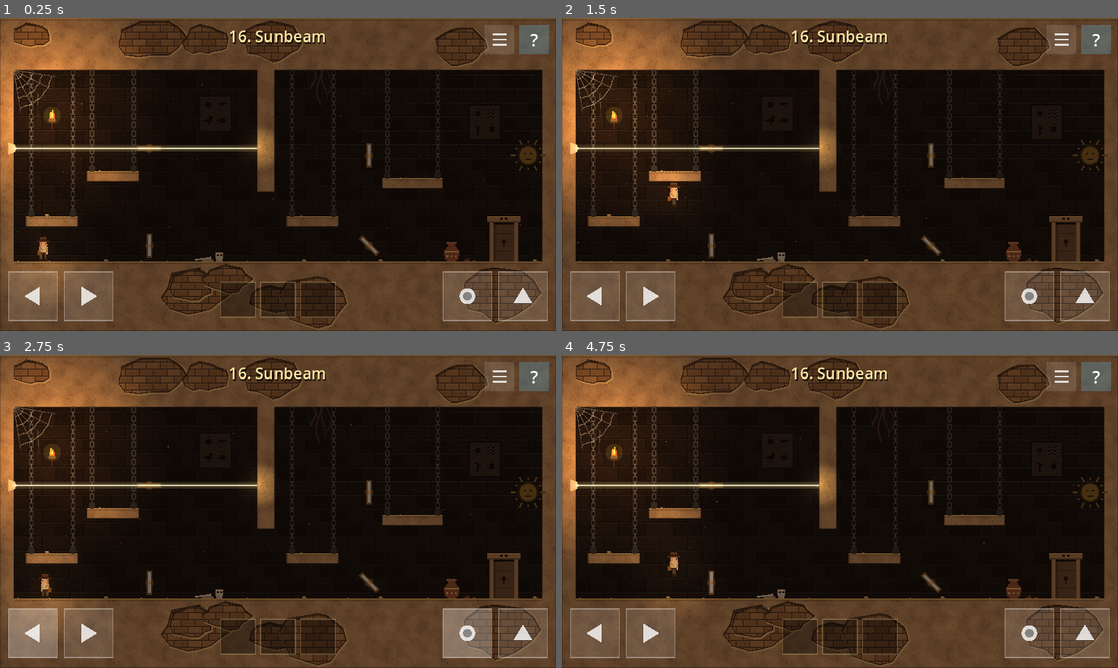
Above: before the commit, frames 1-4 (two rows, left to right).
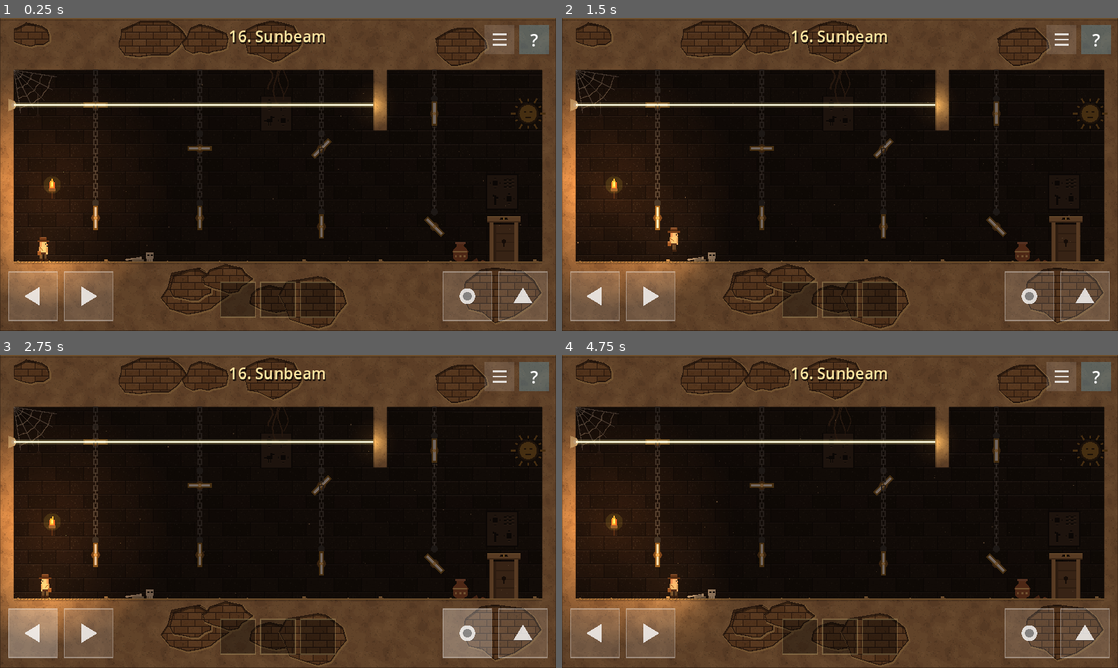
Above: after the commit, the same moments.

Repository: mrvadimjuravlev/mygame
Game: Godot game, scene res://levels/level_16.tscn
Two runs of this game, one before a commit and one after it. Both use one fixed random seed, a clock stepped at 60 frames per second and the inputs below. This scene is started directly instead of the project's main scene.
Inputs (mouse positions are in pixels of both pictures, inside the frame that each line leads up to):
- Up to frame 1 (0.25 s): no input
- Up to frame 2 (1.5 s): tap Enter at 0.5 s; move the mouse to (962, 158) at 0.52 s; hold Right (move_right) 0.53-1.25 s; hold E (action) 0.53-1.25 s; click (962, 158) at 0.67 s; tap Space (jump) at 0.77, 1.07 s; drag from (728, 190) to (928, 246) at 1.27 s
- Up to frame 3 (2.75 s): move the mouse to (333, 442) at 2.02 s; hold Left (move_left) from 2.03 s (still down); hold E (action) from 2.03 s (still down); tap Enter at 2.1 s
- Up to frame 4 (4.75 s): release Left (move_left) at 2.75 s; release E (action) at 2.75 s; drag from (812, 574) to (928, 492) at 2.77 s; move the mouse to (1006, 558) at 3.52 s; hold Right (move_right) 3.53-4.25 s; hold E (action) 3.53-4.25 s; tap Space (jump) at 3.77, 4.07 s; drag from (673, 464) to (928, 492) at 4.27 s

The runs differ from the first frame. In frame 1, 14% of the frame differs, in the area x 0-99%, y 0-88%; in frame 2, 15%, in the area x 0-99%, y 0-89%; in frame 3, 14%; in frame 4, 15%.

Commit message:
Level 16: no platforms, eight chained mirrors turned by finger, zigzag beam; level 15: no rune above the hero
Co-Authored-By: Claude Opus 5.5 (1M context) <noreply@anthropic.com>
Claude-Session: https://claude.ai/code/session_01Grf5WdcuQYwuX1MMBXvSiC

Diff:
--- a/levels/level_15.tscn
+++ b/levels/level_15.tscn
@@ -1,18 +1,18 @@
 [gd_scene load_steps=8 format=3]
 
-[ext_resource type="Script" path="res://scripts/level.gd" id="1_oxjau"]
-[ext_resource type="Script" path="res://scripts/solid.gd" id="2_ld1i2"]
-[ext_resource type="Script" path="res://scripts/exit_door.gd" id="3_auusm"]
-[ext_resource type="Script" path="res://scripts/torch.gd" id="4_blt7u"]
-[ext_resource type="Script" path="res://scripts/glyphs.gd" id="5_nw3k2"]
-[ext_resource type="Script" path="res://scripts/prop.gd" id="6_8ck5e"]
-[ext_resource type="Script" path="res://scripts/hero.gd" id="7_rqwis"]
+[ext_resource type="Script" path="res://scripts/level.gd" id="1_amk4t"]
+[ext_resource type="Script" path="res://scripts/solid.gd" id="2_od62c"]
+[ext_resource type="Script" path="res://scripts/exit_door.gd" id="3_03goj"]
+[ext_resource type="Script" path="res://scripts/torch.gd" id="4_qrhwg"]
+[ext_resource type="Script" path="res://scripts/glyphs.gd" id="5_qw4ah"]
+[ext_resource type="Script" path="res://scripts/prop.gd" id="6_ckacl"]
+[ext_resource type="Script" path="res://scripts/hero.gd" id="7_ditr3"]
 
 [node name="Level15" type="Node2D"]
-script = ExtResource("1_oxjau")
+script = ExtResource("1_amk4t")
 level_number = 15
 slogan = "Рука помощи"
-hints = PackedStringArray("Обрыв не перепрыгнуть, и обходного пути нет.", "Над героем светится голубая руна: его самого можно взять рукой.", "Прижми палец к герою и перетащи его через обрыв. Отпусти над полом на той стороне.")
+hints = PackedStringArray("Обрыв не перепрыгнуть, и обходного пути нет.", "Рука может взять не только камни.", "Прижми палец к герою и перетащи его через обрыв. Отпусти над полом на той стороне.")
 tutorial_button = ""
 level_width = 640.0
 level_height = 360.0
--- a/levels/level_16.tscn
+++ b/levels/level_16.tscn
@@ -1,21 +1,21 @@
 [gd_scene load_steps=11 format=3]
 
-[ext_resource type="Script" path="res://scripts/level.gd" id="1_gow01"]
-[ext_resource type="Script" path="res://scripts/solid.gd" id="2_2w5tx"]
-[ext_resource type="Script" path="res://scripts/prop.gd" id="3_68jib"]
-[ext_resource type="Script" path="res://scripts/light_beam.gd" id="4_06n07"]
-[ext_resource type="Script" path="res://scripts/mirror.gd" id="5_yjtfr"]
-[ext_resource type="Script" path="res://scripts/exit_door.gd" id="6_1j8o3"]
-[ext_resource type="Script" path="res://scripts/sun_target.gd" id="7_iq1tr"]
-[ext_resource type="Script" path="res://scripts/torch.gd" id="8_3qehq"]
-[ext_resource type="Script" path="res://scripts/glyphs.gd" id="9_chsrw"]
-[ext_resource type="Script" path="res://scripts/hero.gd" id="10_jd7uj"]
+[ext_resource type="Script" path="res://scripts/level.gd" id="1_akjoe"]
+[ext_resource type="Script" path="res://scripts/solid.gd" id="2_ugiv8"]
+[ext_resource type="Script" path="res://scripts/light_beam.gd" id="3_rnns1"]
+[ext_resource type="Script" path="res://scripts/prop.gd" id="4_gkkof"]
+[ext_resource type="Script" path="res://scripts/mirror.gd" id="5_lxsfv"]
+[ext_resource type="Script" path="res://scripts/exit_door.gd" id="6_eq51h"]
+[ext_resource type="Script" path="res://scripts/sun_target.gd" id="7_cstl6"]
+[ext_resource type="Script" path="res://scripts/torch.gd" id="8_6ug5s"]
+[ext_resource type="Script" path="res://scripts/glyphs.gd" id="9_uy3o5"]
+[ext_resource type="Script" path="res://scripts/hero.gd" id="10_4cjpi"]
 
 [node name="Level16" type="Node2D"]
-script = ExtResource("1_gow01")
+script = ExtResource("1_akjoe")
 level_number = 16
 slogan = "Солнечный зайчик"
-hints = PackedStringArray("Свет должен попасть на солнце.", "Встань рядом с зеркалом и нажми кнопку действия: зеркало повернётся.", "Луч должен идти так: у первого зеркала вниз, по полу вправо, у третьего зеркала вверх и дальше прямо на солнце.")
+hints = PackedStringArray("Свет должен попасть на солнце.", "Коснись зеркала пальцем: оно повернётся.", "Луч идёт лесенкой: вниз, вправо, вверх, вправо, вниз, вправо, вверх и вправо на солнце.")
 tutorial_button = ""
 level_width = 640.0
 level_height = 360.0
@@ -64,184 +64,172 @@
 polygon = PackedVector2Array(624, 0, 640, 0, 640, 360, 624, 360)
 
 [node name="Solid5" type="StaticBody2D" parent="."]
-script = ExtResource("2_2w5tx")
-polygon = PackedVector2Array(296, 60, 316, 60, 316, 200, 296, 200)
+script = ExtResource("2_ugiv8")
+polygon = PackedVector2Array(430, 60, 446, 60, 446, 130, 430, 130)
 color = Color(0.541176, 0.415686, 0.262745, 1)
 
 [node name="Shape" type="CollisionPolygon2D" parent="Solid5"]
-polygon = PackedVector2Array(296, 60, 316, 60, 316, 200, 296, 200)
-
-[node name="Solid6" type="StaticBody2D" parent="."]
-script = ExtResource("2_2w5tx")
-polygon = PackedVector2Array(30, 228, 90, 228, 90, 240, 30, 240)
-color = Color(0.541176, 0.415686, 0.262745, 1)
-
-[node name="Shape" type="CollisionPolygon2D" parent="Solid6"]
-polygon = PackedVector2Array(30, 228, 90, 228, 90, 240, 30, 240)
+polygon = PackedVector2Array(430, 60, 446, 60, 446, 130, 430, 130)
+
+[node name="Beam" type="Node2D" parent="."]
+position = Vector2(16, 100)
+script = ExtResource("3_rnns1")
+direction = Vector2(1, 0)
 
 [node name="Prop7" type="Node2D" parent="."]
-position = Vector2(36, 60)
-script = ExtResource("3_68jib")
-kind = "chain"
-length = 162.0
-color = Color(0.541176, 0.168627, 0.168627, 1)
-
-[node name="Prop8" type="Node2D" parent="."]
-position = Vector2(84, 60)
-script = ExtResource("3_68jib")
-kind = "chain"
-length = 162.0
-color = Color(0.541176, 0.168627, 0.168627, 1)
-
-[node name="Solid9" type="StaticBody2D" parent="."]
-script = ExtResource("2_2w5tx")
-polygon = PackedVector2Array(100, 176, 160, 176, 160, 188, 100, 188)
-color = Color(0.541176, 0.415686, 0.262745, 1)
-
-[node name="Shape" type="CollisionPolygon2D" parent="Solid9"]
-polygon = PackedVector2Array(100, 176, 160, 176, 160, 188, 100, 188)
-
-[node name="Prop10" type="Node2D" parent="."]
-position = Vector2(106, 60)
-script = ExtResource("3_68jib")
-kind = "chain"
-length = 110.0
-color = Color(0.541176, 0.168627, 0.168627, 1)
+position = Vector2(110, 60)
+script = ExtResource("4_gkkof")
+kind = "chain"
+length = 20.0
+color = Color(0.541176, 0.168627, 0.168627, 1)
+
+[node name="Mirror1" type="Area2D" parent="."]
+position = Vector2(110, 100)
+script = ExtResource("5_lxsfv")
+step = 0
+
+[node name="Prop9" type="Node2D" parent="."]
+position = Vector2(110, 60)
+script = ExtResource("4_gkkof")
+kind = "chain"
+length = 150.0
+color = Color(0.541176, 0.168627, 0.168627, 1)
+
+[node name="Mirror2" type="Area2D" parent="."]
+position = Vector2(110, 230)
+script = ExtResource("5_lxsfv")
+step = 2
 
 [node name="Prop11" type="Node2D" parent="."]
-position = Vector2(154, 60)
-script = ExtResource("3_68jib")
-kind = "chain"
-length = 110.0
-color = Color(0.541176, 0.168627, 0.168627, 1)
-
-[node name="Solid12" type="StaticBody2D" parent="."]
-script = ExtResource("2_2w5tx")
-polygon = PackedVector2Array(330, 228, 390, 228, 390, 240, 330, 240)
-color = Color(0.541176, 0.415686, 0.262745, 1)
-
-[node name="Shape" type="CollisionPolygon2D" parent="Solid12"]
-polygon = PackedVector2Array(330, 228, 390, 228, 390, 240, 330, 240)
+position = Vector2(230, 60)
+script = ExtResource("4_gkkof")
+kind = "chain"
+length = 150.0
+color = Color(0.541176, 0.168627, 0.168627, 1)
+
+[node name="Mirror3" type="Area2D" parent="."]
+position = Vector2(230, 230)
+script = ExtResource("5_lxsfv")
+step = 2
 
 [node name="Prop13" type="Node2D" parent="."]
-position = Vector2(336, 60)
-script = ExtResource("3_68jib")
-kind = "chain"
-length = 162.0
-color = Color(0.541176, 0.168627, 0.168627, 1)
-
-[node name="Prop14" type="Node2D" parent="."]
-position = Vector2(384, 60)
-script = ExtResource("3_68jib")
-kind = "chain"
-length = 162.0
-color = Color(0.541176, 0.168627, 0.168627, 1)
-
-[node name="Solid15" type="StaticBody2D" parent="."]
-script = ExtResource("2_2w5tx")
-polygon = PackedVector2Array(440, 184, 510, 184, 510, 196, 440, 196)
-color = Color(0.541176, 0.415686, 0.262745, 1)
-
-[node name="Shape" type="CollisionPolygon2D" parent="Solid15"]
-polygon = PackedVector2Array(440, 184, 510, 184, 510, 196, 440, 196)
-
-[node name="Prop16" type="Node2D" parent="."]
-position = Vector2(446, 60)
-script = ExtResource("3_68jib")
-kind = "chain"
-length = 118.0
-color = Color(0.541176, 0.168627, 0.168627, 1)
+position = Vector2(230, 60)
+script = ExtResource("4_gkkof")
+kind = "chain"
+length = 70.0
+color = Color(0.541176, 0.168627, 0.168627, 1)
+
+[node name="Mirror4" type="Area2D" parent="."]
+position = Vector2(230, 150)
+script = ExtResource("5_lxsfv")
+step = 0
+
+[node name="Prop15" type="Node2D" parent="."]
+position = Vector2(370, 60)
+script = ExtResource("4_gkkof")
+kind = "chain"
+length = 70.0
+color = Color(0.541176, 0.168627, 0.168627, 1)
+
+[node name="Mirror5" type="Area2D" parent="."]
+position = Vector2(370, 150)
+script = ExtResource("5_lxsfv")
+step = 3
 
 [node name="Prop17" type="Node2D" parent="."]
-position = Vector2(504, 60)
-script = ExtResource("3_68jib")
-kind = "chain"
-length = 118.0
-color = Color(0.541176, 0.168627, 0.168627, 1)
-
-[node name="Beam" type="Node2D" parent="."]
-position = Vector2(16, 150)
-script = ExtResource("4_06n07")
-direction = Vector2(1, 0)
-
-[node name="Mirror1" type="Area2D" parent="."]
-position = Vector2(172, 150)
-script = ExtResource("5_yjtfr")
-step = 0
-
-[node name="Mirror2" type="Area2D" parent="."]
-position = Vector2(172, 262)
-script = ExtResource("5_yjtfr")
-step = 2
-
-[node name="Mirror3" type="Area2D" parent="."]
-position = Vector2(425, 262)
-script = ExtResource("5_yjtfr")
+position = Vector2(370, 60)
+script = ExtResource("4_gkkof")
+kind = "chain"
+length = 160.0
+color = Color(0.541176, 0.168627, 0.168627, 1)
+
+[node name="Mirror6" type="Area2D" parent="."]
+position = Vector2(370, 240)
+script = ExtResource("5_lxsfv")
+step = 2
+
+[node name="Prop19" type="Node2D" parent="."]
+position = Vector2(500, 60)
+script = ExtResource("4_gkkof")
+kind = "chain"
+length = 160.0
+color = Color(0.541176, 0.168627, 0.168627, 1)
+
+[node name="Mirror7" type="Area2D" parent="."]
+position = Vector2(500, 240)
+script = ExtResource("5_lxsfv")
 step = 1
 
-[node name="Mirror4" type="Area2D" parent="."]
-position = Vector2(425, 158)
-script = ExtResource("5_yjtfr")
+[node name="Prop21" type="Node2D" parent="."]
+position = Vector2(500, 60)
+script = ExtResource("4_gkkof")
+kind = "chain"
+length = 30.0
+color = Color(0.541176, 0.168627, 0.168627, 1)
+
+[node name="Mirror8" type="Area2D" parent="."]
+position = Vector2(500, 110)
+script = ExtResource("5_lxsfv")
 step = 2
 
 [node name="Exit" type="Area2D" parent="."]
 position = Vector2(580, 280)
-script = ExtResource("6_1j8o3")
+script = ExtResource("6_eq51h")
 start_open = false
 needs_key = false
 upside_down = false
 
 [node name="Sun" type="Node2D" parent="."]
-position = Vector2(608, 158)
-script = ExtResource("7_iq1tr")
+position = Vector2(608, 110)
+script = ExtResource("7_cstl6")
 targets = Array[NodePath]([NodePath("../Exit")])
 effect = &"activate"
 
-[node name="Torch60_120" type="Area2D" parent="."]
-position = Vector2(60, 120)
-script = ExtResource("8_3qehq")
+[node name="Torch60_200" type="Area2D" parent="."]
+position = Vector2(60, 200)
+script = ExtResource("8_6ug5s")
 start_lit = true
 
 [node name="Glyphs1" type="Node2D" parent="."]
-position = Vector2(230, 90)
-script = ExtResource("9_chsrw")
+position = Vector2(300, 90)
+script = ExtResource("9_uy3o5")
 columns = 2
 signs = PackedStringArray("sun", "eye", "bird", "sun")
 
 [node name="Glyphs2" type="Node2D" parent="."]
-position = Vector2(540, 100)
-script = ExtResource("9_chsrw")
+position = Vector2(560, 180)
+script = ExtResource("9_uy3o5")
 columns = 2
 signs = PackedStringArray("sun", "wave", "reed", "sun")
 
 [node name="Prop28" type="Node2D" parent="."]
 position = Vector2(16, 60)
-script = ExtResource("3_68jib")
+script = ExtResource("4_gkkof")
 kind = "web"
 length = 50.0
 color = Color(0.541176, 0.168627, 0.168627, 1)
 
 [node name="Prop29" type="Node2D" parent="."]
-position = Vector2(370, 60)
-script = ExtResource("3_68jib")
+position = Vector2(320, 60)
+script = ExtResource("4_gkkof")
 kind = "roots"
 length = 40.0
 color = Color(0.541176, 0.168627, 0.168627, 1)
 
 [node name="Prop30" type="Node2D" parent="."]
-position = Vector2(240, 280)
-script = ExtResource("3_68jib")
+position = Vector2(160, 280)
+script = ExtResource("4_gkkof")
 kind = "bones"
 length = 0.0
 color = Color(0.541176, 0.168627, 0.168627, 1)
 
 [node name="Prop31" type="Node2D" parent="."]
-position = Vector2(520, 280)
-script = ExtResource("3_68jib")
+position = Vector2(530, 280)
+script = ExtResource("4_gkkof")
 kind = "vase"
 length = 0.0
 color = Color(0.541176, 0.168627, 0.168627, 1)
 
 [node name="Hero" type="CharacterBody2D" parent="."]
 position = Vector2(50, 280)
-script = ExtResource("10_jd7uj")
+script = ExtResource("10_4cjpi")
--- a/scripts/hero.gd
+++ b/scripts/hero.gd
@@ -28,7 +28,6 @@
 var carried := false
 var _carry_target := Vector2.ZERO
 var _carry_offset := Vector2.ZERO
-var _glow := 0.0
 
 
 func _ready() -> void:
@@ -228,7 +227,6 @@
 func _process(delta: float) -> void:
 	if Engine.is_editor_hint():
 		return
-	_glow += delta
 	if absf(velocity.x) > 1.0 and is_on_floor() or (climbing and absf(velocity.y) > 1.0):
 		_anim += delta
 		# Шаг слышен на кадрах 1 и 3, когда ступня касается пола.
@@ -246,7 +244,7 @@
 
 
 func _draw() -> void:
-	if grabbable and not _dead:
+	if carried:
 		_draw_grab_glow()
 	# Вверх ногами, если гравитация перевёрнута; зеркально, если смотрит влево.
 	draw_set_transform(Vector2.ZERO, 0.0, Vector2(facing, gravity_dir))
@@ -291,17 +289,11 @@
 	_px(-3, -28 + y, 6, 1, C_HAT.lightened(0.15))
 
 
-## Голубое сияние руки, как у камней с руной: героя можно взять пальцем.
+## Голубое сияние руки, пока герой в руке.
 func _draw_grab_glow() -> void:
 	var rune := Color("5fd3ff")
-	if carried:
-		draw_circle(Vector2(0, -12), 18.0, Color(rune, 0.18))
-		draw_arc(Vector2(0, -12), 18.0, 0.0, TAU, 24, Color(rune, 0.7), 1.0)
-		return
-	var a := 0.35 + 0.35 * absf(sin(_glow * 3.0))
-	var c := Vector2(0, -36)
-	draw_polyline(PackedVector2Array([c + Vector2(0, -4), c + Vector2(4, 0), c + Vector2(0, 4), c + Vector2(-4, 0), c + Vector2(0, -4)]), Color(rune, a), 1.5)
-	draw_arc(Vector2(0, -12), 16.0, 0.0, TAU, 24, Color(rune, a * 0.5), 1.0)
+	draw_circle(Vector2(0, -12), 18.0, Color(rune, 0.18))
+	draw_arc(Vector2(0, -12), 18.0, 0.0, TAU, 24, Color(rune, 0.7), 1.0)
 
 
 func _draw_climbing() -> void:
--- a/scripts/i18n.gd
+++ b/scripts/i18n.gd
@@ -105,13 +105,13 @@
 	# Уровень 15
 	"Рука помощи": "A Helping Hand",
 	"Обрыв не перепрыгнуть, и обходного пути нет.": "The chasm is too wide to jump, and there is no way around.",
-	"Над героем светится голубая руна: его самого можно взять рукой.": "A blue rune glows above the hero: you can pick him up with your hand.",
+	"Рука может взять не только камни.": "Your hand can pick up more than stones.",
 	"Прижми палец к герою и перетащи его через обрыв. Отпусти над полом на той стороне.": "Press your finger on the hero and drag him across the chasm. Let go above the floor on the other side.",
 	# Уровень 16
 	"Солнечный зайчик": "Sunbeam",
 	"Свет должен попасть на солнце.": "The light has to reach the sun.",
-	"Встань рядом с зеркалом и нажми кнопку действия: зеркало повернётся.": "Stand next to a mirror and press the action button: the mirror turns.",
-	"Луч должен идти так: у первого зеркала вниз, по полу вправо, у третьего зеркала вверх и дальше прямо на солнце.": "The beam must go like this: down at the first mirror, right along the floor, up at the third mirror and then straight to the sun.",
+	"Коснись зеркала пальцем: оно повернётся.": "Tap a mirror with your finger and it turns.",
+	"Луч идёт лесенкой: вниз, вправо, вверх, вправо, вниз, вправо, вверх и вправо на солнце.": "The beam zigzags: down, right, up, right, down, right, up and right into the sun.",
 	# Подземелье
 	"Решётка": "The Portcullis",
 	"Решётку не поднять руками.": "The portcullis can't be lifted by hand.",
--- a/scripts/mirror.gd
+++ b/scripts/mirror.gd
@@ -1,6 +1,6 @@
 @tool
 extends Area2D
-## Поворотное зеркало на бронзовой оси. Герой рядом жмёт кнопку действия — зеркало поворачивается на 45°.
+## Поворотное зеркало на бронзовой оси. Касание пальцем поворачивает его на 45°.
 ## Положения: 0 «—», 1 «\», 2 «|», 3 «/». Отражает луч обеими сторонами.
 
 const HALF := 12.0
@@ -17,16 +17,20 @@
 func _ready() -> void:
 	if Engine.is_editor_hint():
 		return
-	add_to_group("interactable")
+	add_to_group("rune")
 	add_to_group("mirror")
-	var shape := CollisionShape2D.new()
-	var circle := CircleShape2D.new()
-	circle.radius = 26.0
-	shape.shape = circle
-	add_child(shape)
 
 
-func use() -> void:
+func contains_world_point(point: Vector2) -> bool:
+	return global_position.distance_to(point) < HALF + 8.0
+
+
+func hand_drag(_world_delta: Vector2) -> void:
+	pass
+
+
+func hand_tap() -> void:
+	Game.hand_used.emit("tap")
 	var from := _shown
 	step += 1
 	# Плавный поворот на глаз; луч считает новое положение сразу.
--- a/tools/autoplay.gd
+++ b/tools/autoplay.gd
@@ -53,32 +53,14 @@
 
 func _solve_16() -> void:
 	var lv := current_scene
-	print("  луч сначала упирается в столб: ", lv.get_node("Beam").points)
-	await _walk_to(115.0)     # правее нижней платформы, чтобы не удариться о неё головой
-	await _hop("move_left")    # на нижнюю платформу
-	await _walk_to(80.0)
-	await _hop("move_right")   # на платформу у первого зеркала
-	await _walk_to(154.0)
-	await _press("action")     # первое зеркало: «\»
-	await _frames(10)
-	await _walk_to(172.0)      # спрыгнул на пол ко второму зеркалу
-	await _until(func() -> bool: return _hero().is_on_floor() and _hero().global_position.y > 270.0)
-	await _walk_to(172.0)
-	for k in 3:
-		await _press("action")
-		await _frames(10)
-	await _walk_to(425.0)
-	for k in 2:
-		await _press("action")
-		await _frames(10)
-	await _walk_to(410.0)
-	await _hop("move_left")    # на платформу у столба
-	await _walk_to(388.0)
-	await _hop("move_right")   # на правую верхнюю платформу
-	await _walk_to(446.0)
-	print("  зеркала: ", [lv.get_node("Mirror1").step, lv.get_node("Mirror2").step, lv.get_node("Mirror3").step, lv.get_node("Mirror4").step], " герой ", _hero().global_position)
-	await _press("action")     # четвёртое зеркало: «/»
-	await _frames(10)
+	print("  луч сначала: ", lv.get_node("Beam").points)
+	# Сколько раз коснуться каждого зеркала, чтобы луч пошёл лесенкой.
+	var taps := [1, 3, 1, 3, 2, 3, 2, 1]
+	for i in taps.size():
+		var mirror: Node2D = lv.get_node("Mirror%d" % (i + 1))
+		for k in taps[i]:
+			await _tap(mirror.global_position)
+			await _frames(12)
 	print("  солнце горит: ", lv.get_node("Sun").lit, " луч ", lv.get_node("Beam").points)
 	await _walk_to(580.0)
 
--- a/tools/build_levels.gd
+++ b/tools/build_levels.gd
@@ -362,7 +362,7 @@
 
 
 func _level_15() -> void:
-	_begin(15, "Рука помощи", 640, "", ["Обрыв не перепрыгнуть, и обходного пути нет.", "Над героем светится голубая руна: его самого можно взять рукой.", "Прижми палец к герою и перетащи его через обрыв. Отпусти над полом на той стороне."])
+	_begin(15, "Рука помощи", 640, "", ["Обрыв не перепрыгнуть, и обходного пути нет.", "Рука может взять не только камни.", "Прижми палец к герою и перетащи его через обрыв. Отпусти над полом на той стороне."])
 	_root.hero_grab = true
 	_root.restart_on_fall = true
 	_back(640)
@@ -390,32 +390,30 @@
 
 
 func _level_16() -> void:
-	_begin(16, "Солнечный зайчик", 640, "", ["Свет должен попасть на солнце.", "Встань рядом с зеркалом и нажми кнопку действия: зеркало повернётся.", "Луч должен идти так: у первого зеркала вниз, по полу вправо, у третьего зеркала вверх и дальше прямо на солнце."])
-	_back(640)
-	_box(0, 280, 640, 360)       # пол
-	_box(0, 0, 640, 60)          # потолок
-	_box(0, 0, 16, 360)
-	_box(624, 0, 640, 360)
-	_box(296, 60, 316, 200)      # каменный столб с потолка: прямой луч до солнца не пройдёт
-	# Висящие платформы на цепях.
-	for p in [[30, 228, 90], [100, 176, 160], [330, 228, 390], [440, 184, 510]]:
-		_box(p[0], p[1], p[2], p[1] + 12)
-		_prop("chain", Vector2(p[0] + 6, 60), p[1] - 66)
-		_prop("chain", Vector2(p[2] - 6, 60), p[1] - 66)
-	var beam := _add("Beam", Node2D.new(), "light_beam.gd", Vector2(16, 150))
+	_begin(16, "Солнечный зайчик", 640, "", ["Свет должен попасть на солнце.", "Коснись зеркала пальцем: оно повернётся.", "Луч идёт лесенкой: вниз, вправо, вверх, вправо, вниз, вправо, вверх и вправо на солнце."])
+	_back(640)
+	_box(0, 280, 640, 360)       # пол
+	_box(0, 0, 640, 60)          # потолок
+	_box(0, 0, 16, 360)
+	_box(624, 0, 640, 360)
+	_box(430, 60, 446, 130)      # каменный выступ с потолка: прямой луч до солнца не пройдёт
+	var beam := _add("Beam", Node2D.new(), "light_beam.gd", Vector2(16, 100))
 	beam.direction = Vector2.RIGHT
-	# Зеркала стоят не так; верно: «\», «\», «/», «/».
-	for m in [["Mirror1", Vector2(172, 150), 0], ["Mirror2", Vector2(172, 262), 2], ["Mirror3", Vector2(425, 262), 1], ["Mirror4", Vector2(425, 158), 2]]:
-		var mirror := _add(m[0], Area2D.new(), "mirror.gd", m[1])
+	# Зеркала висят на цепях и стоят не так. Верно: «\\», «\\», «/», «/», «\\», «\\», «/», «/».
+	var mirrors := [[110, 100, 0], [110, 230, 2], [230, 230, 2], [230, 150, 0], [370, 150, 3], [370, 240, 2], [500, 240, 1], [500, 110, 2]]
+	for i in mirrors.size():
+		var m: Array = mirrors[i]
+		_prop("chain", Vector2(m[0], 60), m[1] - 60 - 20)
+		var mirror := _add("Mirror%d" % (i + 1), Area2D.new(), "mirror.gd", Vector2(m[0], m[1]))
 		mirror.step = m[2]
 	var exit := _exit(580, 280)
-	var sun := _add("Sun", Node2D.new(), "sun_target.gd", Vector2(608, 158))
+	var sun := _add("Sun", Node2D.new(), "sun_target.gd", Vector2(608, 110))
 	_link(sun, [exit])
-	_decor([[60, 120]], [[230, 90, 2, ["sun", "eye", "bird", "sun"]], [540, 100, 2, ["sun", "wave", "reed", "sun"]]], true)
+	_decor([[60, 200]], [[300, 90, 2, ["sun", "eye", "bird", "sun"]], [560, 180, 2, ["sun", "wave", "reed", "sun"]]], true)
 	_prop("web", Vector2(16, 60), 50)
-	_prop("roots", Vector2(370, 60), 40)
-	_prop("bones", Vector2(240, 280), 0)
-	_prop("vase", Vector2(520, 280), 0)
+	_prop("roots", Vector2(320, 60), 40)
+	_prop("bones", Vector2(160, 280), 0)
+	_prop("vase", Vector2(530, 280), 0)
 	_hero(50, 280)
 	_save(16)
 
Binary file changed: docs/screenshots/level_15.png
Binary file changed: docs/screenshots/level_16.png
Binary file changed: docs/screenshots/level_16_solved.png
Not shown: 6 places in levels/level_15.tscn that only renumber resources
Not shown: 4 places in levels/level_16.tscn that only renumber resources
Not shown, changed: README.md
Not shown, changed: docs/levels-pyramid.md
